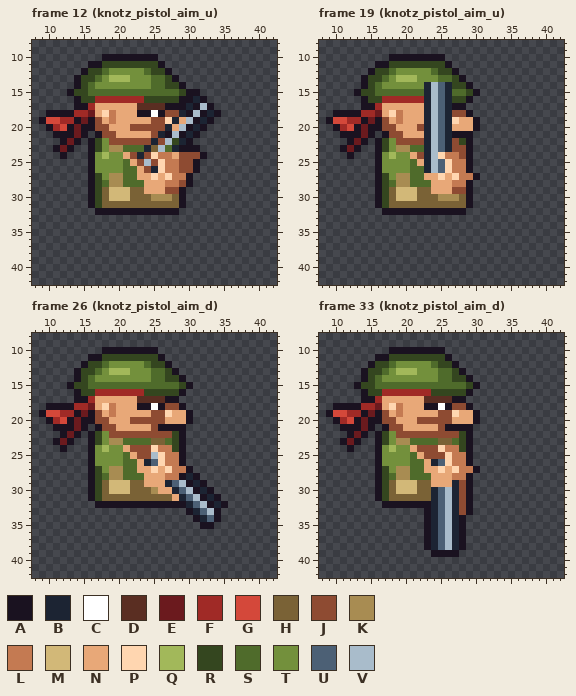
Edited in one commit: pixel-art file (game/art-src/player/knotz_torso_pistol.aseprite). The picture above is the old version.
48x48 pixels, 51 frames. Shown: frame 12 (knotz_pistol_aim_u): x 8..42, y 8..42; frame 19 (knotz_pistol_aim_u): x 8..42, y 8..42; frame 26 (knotz_pistol_aim_d): x 8..42, y 8..42; frame 33 (knotz_pistol_aim_d): x 8..42, y 8..42. The old version is drawn lined up with the new one. The commit also changed other frames, which this record leaves out.
Palette (. is transparent): A #1a1220  B #1c2433  C #ffffff  D #5a2e22  E #6b1a1e  F #a02a26  G #d4483a  H #7a6236  J #8e4b32  K #a88c52  L #c47a52  M #d2b878  N #e8a878  P #ffd6b0  Q #a2b85a  R #34461f  S #4f6b2b  T #73903c  U #4c6075  V #a9bccb
Pixels before, frame 12 (knotz_pistol_aim_u), first column x 9:
10 .........AAAAAAAA.........
11 .......AARRRRRRRRA........
12 ......ARRSTTTTTSRRA.......
13 .....ARRSTQQQTTTSSRA......
14 .....ARSTTTTTTTTSSRRA.....
15 ....ARRSSSSSSSSSSSSSRAA...
16 .....ARRFFFFFFFRRRRRAABA..
17 .....AAFNNNNNNDDDDAAABAVA.
18 .AAAAFFENPLNNNAACAJJBAVABA
19 AGGFFAEAJNLNNNNNJJPBNVABA.
20 .AFGAEAAJJNNNJJJJJBNVABA..
21 ..AAAEA.AJJNNNNNJBAVABA...
22 ...AEA.ARTJJJJJJBJVRBA....
23 ..AEA..ARTKKSSSBHVSBAAA...
24 ...A...ATQTTNJBJPLLNJJJA..
25 .......ATTTTSNJVJPLLJJA...
26 .......ATTTTSSNJBPLLJJA...
27 .......ARTKKSSNNPNPLLA....
28 .......ARSKKSSSNNNLLJA....
29 .......ARHMMMHHNNNJJA.....
30 .......ARHMMMHHHKKKHA.....
31 .......ARHHHHHHHHHHHA.....
32 ........AAAAAAAAAAAA......
Pixels before, frame 19 (knotz_pistol_aim_u), first column x 9:
10 .........AAAAAAAA.....
11 .......AARRRRRRRRA....
12 ......ARRSTTTTTSRRA...
13 .....ARRSTQQQTTTSSRA..
14 .....ARSTTTTTTBVUBRRA.
15 ....ARRSSSSSSSBVUBSSRA
16 .....ARRFFFFFFBVUBRRA.
17 .....AAFNNNNNNBVUBAA..
18 .AAAAFFENPLNNNBVUBJJA.
19 AGGFFAEAJNLNNNBVUBPNNA
20 .AFGAEAAJJNNNJBVUBNNNA
21 ..AAAEA.AJJNNNBVUBAAA.
22 ...AEA.ARTJJJJBVUBJRA.
23 ..AEA..ARTKKSSBVUBJJA.
24 ...A...ATQTTNJBVPLLJA.
25 .......ATTTTSNBVUPLLA.
26 .......ATTTTSSBVUPLLA.
27 .......ARTKKSSNNPNPLLA
28 .......ARSKKSSSNNNLLA.
29 .......ARHMMMHHNNNJJA.
30 .......ARHMMMHHHKKKHA.
31 .......ARHHHHHHHHHHHA.
32 ........AAAAAAAAAAAA..
Pixels before, frame 26 (knotz_pistol_aim_d), first column x 9:
10 .........AAAAAAAA..........
11 .......AARRRRRRRRA.........
12 ......ARRSTTTTTSRRA........
13 .....ARRSTQQQTTTSSRA.......
14 .....ARSTTTTTTTTSSRRA......
15 ....ARRSSSSSSSSSSSSSRA.....
16 .....ARRFFFFFFFRRRRRA......
17 .....AAFNNNNNNDDDDAA.......
18 .AAAAFFENPLNNNAACAJJA......
19 AGGFFAEAJNLNNNNNJJPNNA.....
20 .AFGAEAAJJNNNJJJJJNNNA.....
21 ..AAAEA.AJJNNNNNJAAAA......
22 ...AEA.ARTJJJJJJJJJRA......
23 ..AEA..ARTKKSSSSHHSRA......
24 ...A...ATQTTNJJJPLLRA......
25 .......ATTTTSNJJVPLLA......
26 .......ATTTTSSNBUPLLA......
27 .......ARTKKSSNNPNPLLA.....
28 .......ARSKKSSSNNNLLABA....
29 .......ARHMMMHHNNNBUVABA...
30 .......ARHMMMHHHKNNBUVABA..
31 .......ARHHHHHHHHHHNBUVABA.
32 ........AAAAAAAAAAAAABUVABA
33 .....................ABUVA.
34 ......................ABUA.
35 .......................AA..
Pixels before, frame 33 (knotz_pistol_aim_d), first column x 9:
10 .........AAAAAAAA.....
11 .......AARRRRRRRRA....
12 ......ARRSTTTTTSRRA...
13 .....ARRSTQQQTTTSSRA..
14 .....ARSTTTTTTTTSSRRA.
15 ....ARRSSSSSSSSSSSSSRA
16 .....ARRFFFFFFFRRRRRA.
17 .....AAFNNNNNNDDDDAA..
18 .AAAAFFENPLNNNAACAJJA.
19 AGGFFAEAJNLNNNNNJJPNNA
20 .AFGAEAAJJNNNJJJJJNNNA
21 ..AAAEA.AJJNNNNNJAAAA.
22 ...AEA.ARTJJJJJJJJJRA.
23 ..AEA..ARTKKSSSSHHSRA.
24 ...A...ATQTTNJJJPLLRA.
25 .......ATTTTSNJJJPLLA.
26 .......ATTTTSSNBUPLLA.
27 .......ARTKKSSNNPNPLLA
28 .......ARSKKSSSNNNLLA.
29 .......ARHMMMHHNNNBJA.
30 .......ARHMMMHHBUVBJA.
31 .......ARHHHHHHBUVBJA.
32 ........AAAAAAABUVBJA.
33 ..............ABUVBJA.
34 ..............ABUVBA..
35 ..............ABUVBA..
36 ..............ABUVBA..
37 ..............ABUVBA..
38 ..............ABUVBA..
39 ...............AAAA...
And afterwards:
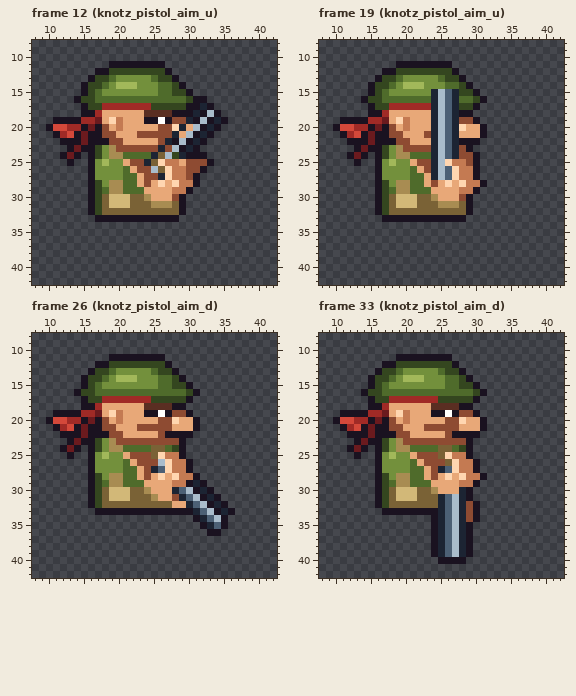
Change:
whole drawing moved by +0,-1 (the old picture is shown already moved)
Changed rows in their new state; - is an unchanged pixel.
Frame 12 (knotz_pistol_aim_u):
first column x 9:
10 ---------........----------
11 -------...AAAAAAA----------
12 ------..AARRRRRR-----------
13 -----..ARRSTT----R---------
14 -----.ARRS-QQQ--T-S--------
15 ----..AR-TTTTTTTT--R--.----
16 --------SSSSSSSSSSSSSRA----
17 -----.-RRFFFFFFFRRRRRA-B---
18 -.....AAFNN---NDDDDAA-B-V--
19 ..AAA-FFE-PL---AACAJJB-V-BA
20 --G-FF-EA--L-NNNN-JPBNV-BA-
21 ---FGAEA------JJ-JJBNV-BA--
22 ----A-E-AA--NNNNN-BAV-BA---
23 --..-EA----JJJJJJBJV-B-----
24 ----EA--RTKKSSSSBHVRBAA----
25 ----A----Q--NJ-BH---N-JJA--
26 -------------NJ-VHP-L-JA---
27 --------T-TT---JJB---JA----
28 ---------T----NJ-PNPLLA----
29 ---------SKKSSS---NLLA-----
30 ---------------KNNNJ-------
31 ----------MMM---KKK--------
32 -------ARHHHHHHHHHHHA------
33 --------AAAAAAAAAAAA-------
Frame 19 (knotz_pistol_aim_u):
first column x 9:
10 ---------........------
11 -------...AAAAAAA------
12 ------..AARRRRRR-------
13 -----..ARRSTT----R-----
14 -----.ARRS-QQQTTTSS----
15 ----..AR-TTTTTTBVUBR---
16 --------SSSSSSSBVUBSSRA
17 -----.-RRFFFFFFBVUBRRA-
18 -.....AAFNN---NBVUBA---
19 ..AAA-FFE-PL--NBVUBJJ--
20 --G-FF-EA--L-NNBVUBP-NA
21 ---FGAEA------JBVUBNNNA
22 ----A-E-AA--NNNBVUBA-A-
23 --..-EA----JJJJBVUB----
24 ----EA--RTKKSSSBVUB-JA-
25 ----A----Q--NJJBV---JA-
26 -------------NJBVUP-LA-
27 --------T-TT---BVU-----
28 ---------T----NJ-PNPLLA
29 ---------SKKSSS---NLLA-
30 ---------------KNNNJ---
31 ----------MMM---KKK----
32 -------ARHHHHHHHHHHHA--
33 --------AAAAAAAAAAAA---
Frame 26 (knotz_pistol_aim_d):
first column x 9:
10 ---------........-----------
11 -------...AAAAAAA-----------
12 ------..AARRRRRR------------
13 -----..ARRSTT----R----------
14 -----.ARRS-QQQ--T-S---------
15 ----..AR-TTTTTTTT--R--------
16 --------SSSSSSSSSSSSSRA-----
17 -----.-RRFFFFFFFRRRRRA------
18 -.....AAFNN---NDDDDA--------
19 ..AAA-FFE-PL---AACAJJ-------
20 --G-FF-EA--L-NNNN-JP-NA-----
21 ---FGAEA------JJ-JJNNNA-----
22 ----A-E-AA--NNNNN-AA-A------
23 --..-EA----JJJJJJJJJ--------
24 ----EA--RTKKSSSSHHS---------
25 ----A----Q--NJ--H-----------
26 -------------NJJJVP-LA------
27 --------T-TT---JBU----------
28 ---------T----NJ-PNPLL------
29 ---------SKKSSS---NLL-------
30 ---------------KN-----------
31 ----------MMM---KNNJ--------
32 -------ARHHHHHHHHHHNN-------
33 --------AAAAAAAAAAAAA-----BA
34 -------------------------VA-
35 ------------------------BUA-
36 ------------------------AA--
Frame 33 (knotz_pistol_aim_d):
first column x 9:
10 ---------........------
11 -------...AAAAAAA------
12 ------..AARRRRRR-------
13 -----..ARRSTT----R-----
14 -----.ARRS-QQQ--T-S----
15 ----..AR-TTTTTTTT--R---
16 --------SSSSSSSSSSSSSRA
17 -----.-RRFFFFFFFRRRRRA-
18 -.....AAFNN---NDDDDA---
19 ..AAA-FFE-PL---AACAJJ--
20 --G-FF-EA--L-NNNN-JP-NA
21 ---FGAEA------JJ-JJNNNA
22 ----A-E-AA--NNNNN-AA-A-
23 --..-EA----JJJJJJJJJ---
24 ----EA--RTKKSSSSHHS----
25 ----A----Q--NJ--H------
26 -------------NJJJHP-LA-
27 --------T-TT---JBU-----
28 ---------T----NJ-PNPLLA
29 ---------SKKSSS---NLLA-
30 ---------------KNNNB---
31 ----------MMM--HBUVB---
32 -------ARHHHHHHHBUVBJA-
33 --------AAAAAA-ABUVBJA-
34 --------------.ABUVBJA-
35 --------------.ABUVBA--
36 --------------.ABUVBA--
37 --------------.ABUVBA--
38 --------------.ABUVBA--
39 ----------------BUVBA--
40 ----------------AAAA---
Boxes around the changes in both pictures, in picture pixels (x1, y1, x2, y2):
changed: (39, 54, 228, 222)
changed: (326, 54, 487, 222)
changed: (39, 347, 235, 536)
changed: (326, 347, 487, 564)
